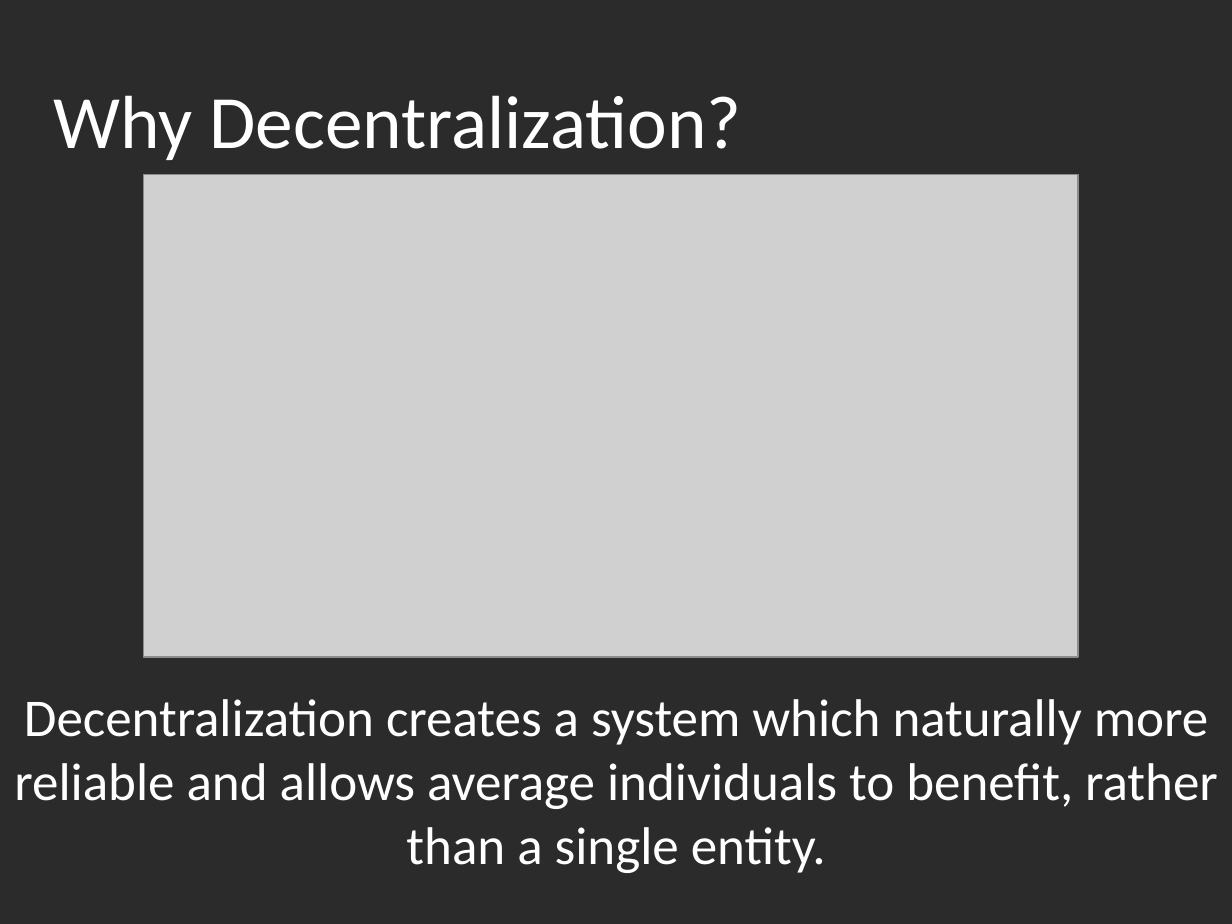
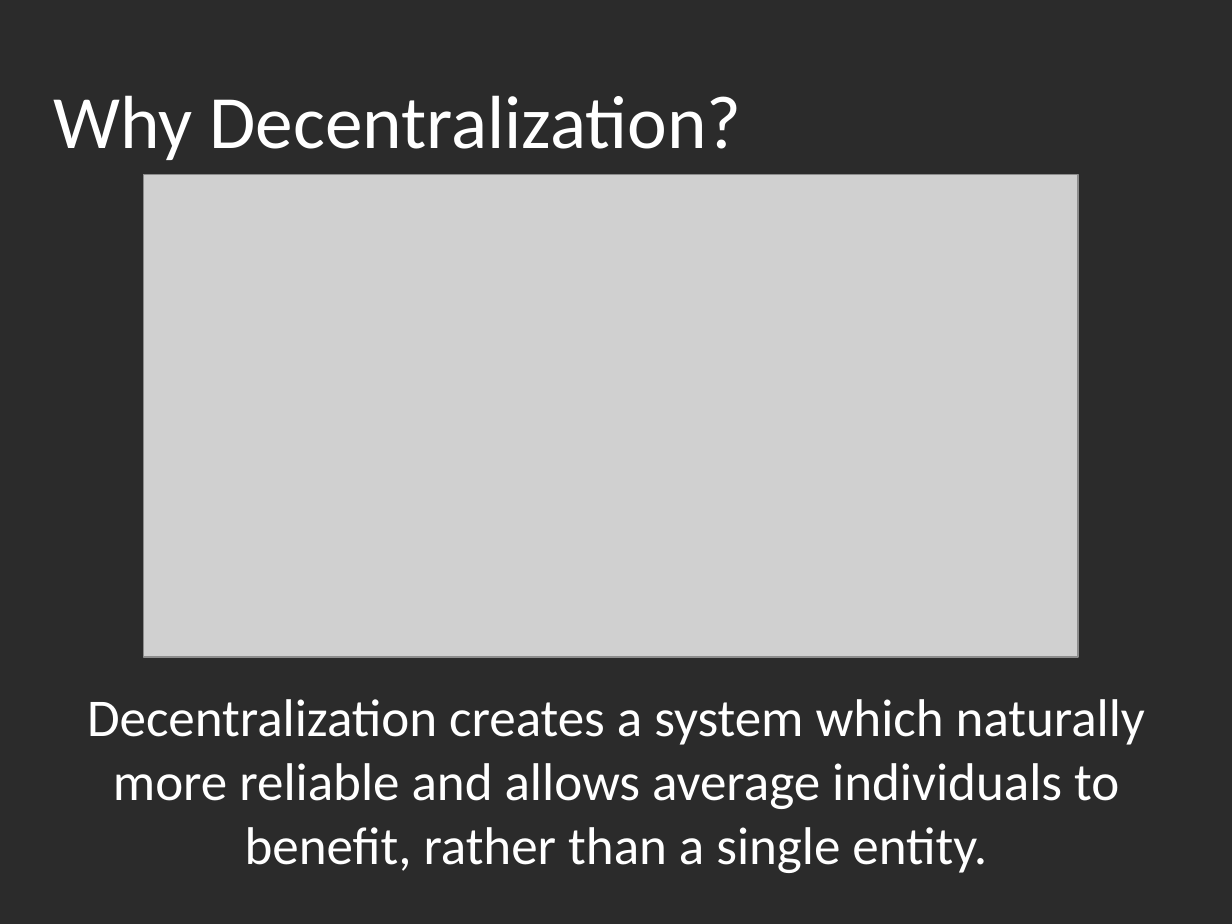
Before and after one commit to otboss/Mobile-Application-Tech-Year-3-Semester-2, a slide deck: slide 8 of SWEN3004/CipherChat Presentation.pptx. Drawn at 1232x924 pixels with LibreOffice and Linux fonts; fonts in the diff are those of the drawing; grey boxes stand for pictures; background and template pictures are left out; a plain dark background stands for a picture behind light text. Boxes give left, top, right and bottom in pixels: in the first picture for what was removed or moved away, otherwise in the second. Text is boxed around its words. In the diff, an @@ line names an element or a change of style, - is before the commit and + after.

```diff
--- a/SWEN3004/CipherChat Presentation.pptx
+++ b/SWEN3004/CipherChat Presentation.pptx
@@ subtitle "Decentralization creates a system which ..." rewrapped from [14,699,1218,873] to [87,699,1145,873] @@
```
Also in this commit, not shown: 7 other slides changed, 1 slide added, 9 other files.
